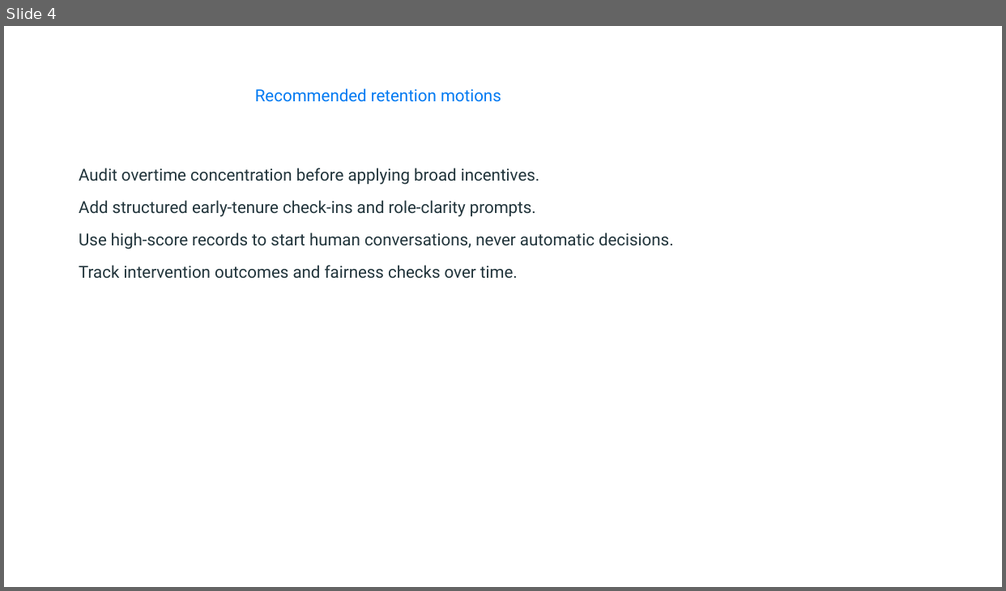
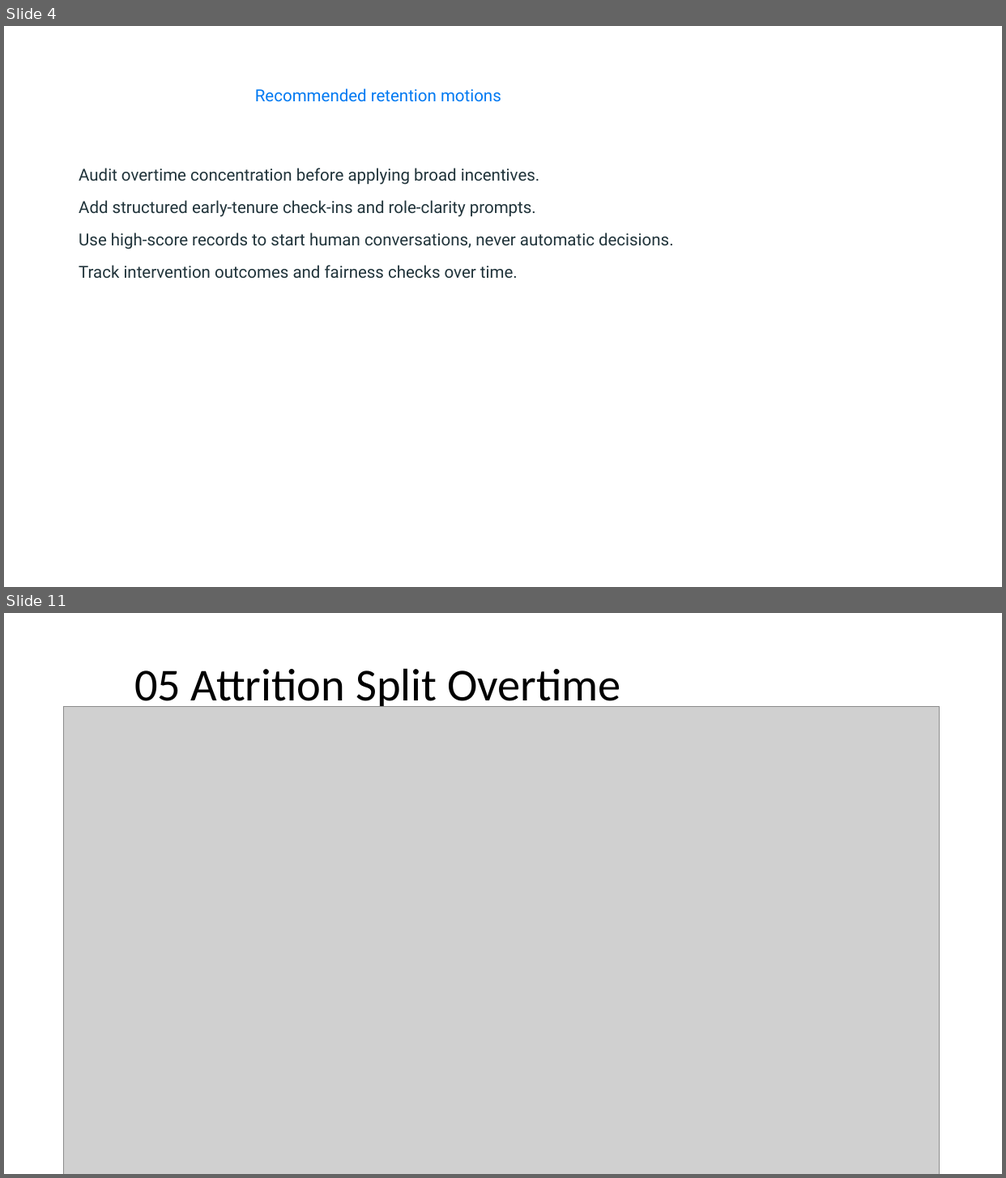
Before and after one commit to shivamsharma-builds/Data-Analytics-Internship, a slide deck: project_submission/reports/IBM_HR_Attrition_Executive_Summary.pptx. Shown one above the other, each under a label of ours: slide 4 before the commit, slides 4 and 11 after it; the slides between them are not shown. The pictures are 1006x591 and 1006x1178 pixels, drawn with LibreOffice and Linux fonts; fonts in the diff are those of the drawing; grey boxes stand for pictures. Boxes give left, top, right and bottom in pixels: in the first picture for what was removed or moved away, otherwise in the second. Text is boxed around its words. In the diff, an @@ line names an element or a change of style, - is before the commit and + after.

```diff
--- a/project_submission/reports/IBM_HR_Attrition_Executive_Summary.pptx
+++ b/project_submission/reports/IBM_HR_Attrition_Executive_Summary.pptx
@@ slide 11 added at [4,613,1002,1174], background #FFFFFF @@
@@ title added at [134,668,621,711], 44 pt, text #000000 @@
+05 Attrition Split Overtime
@@ picture added at [64,707,940,1174] @@
```
Also in this commit, not shown: 6 other slides added, 4 other files.
